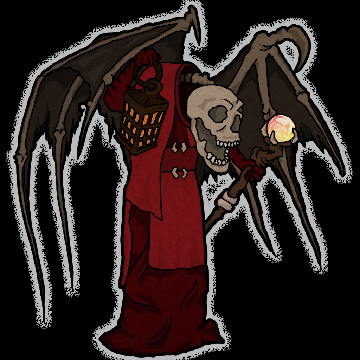
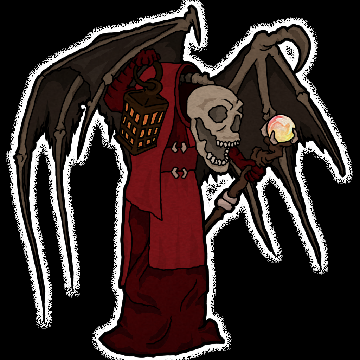
Layer changes from the first (360, 360) image to the second:
renamed "Layer 15" to "combat background", hid it, moved it above "diffuse" over [6, 0, 353, 360]
painted on "diffuse" over [6, 0, 353, 360]
